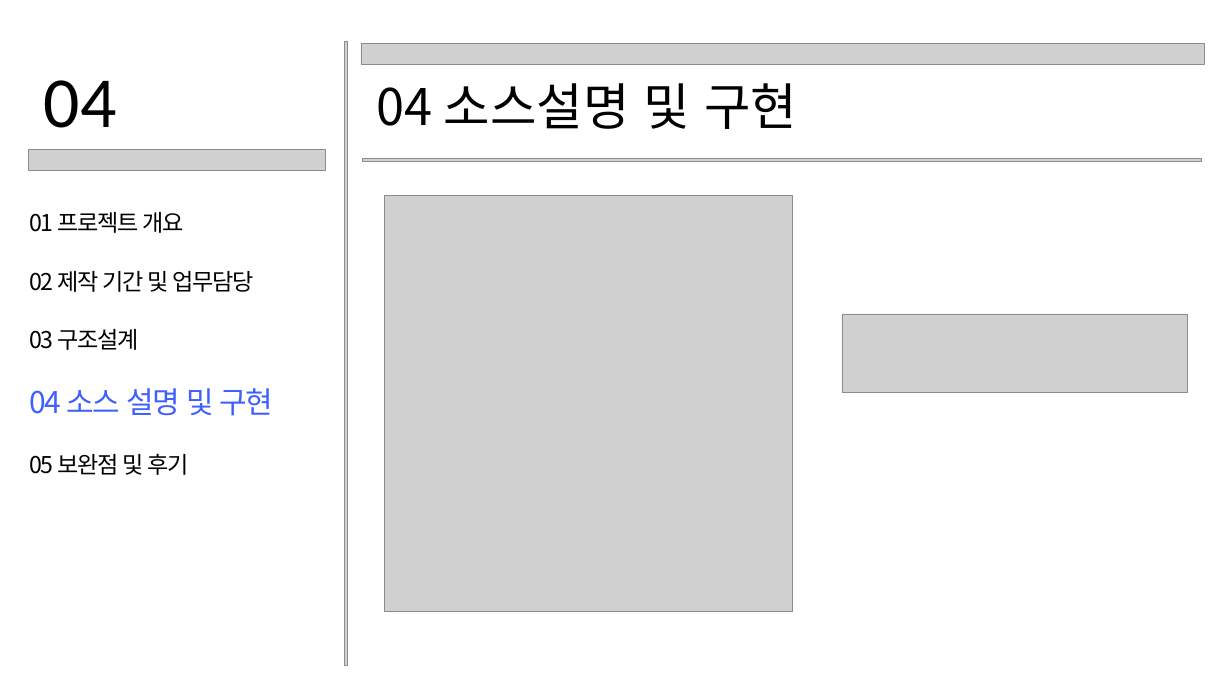
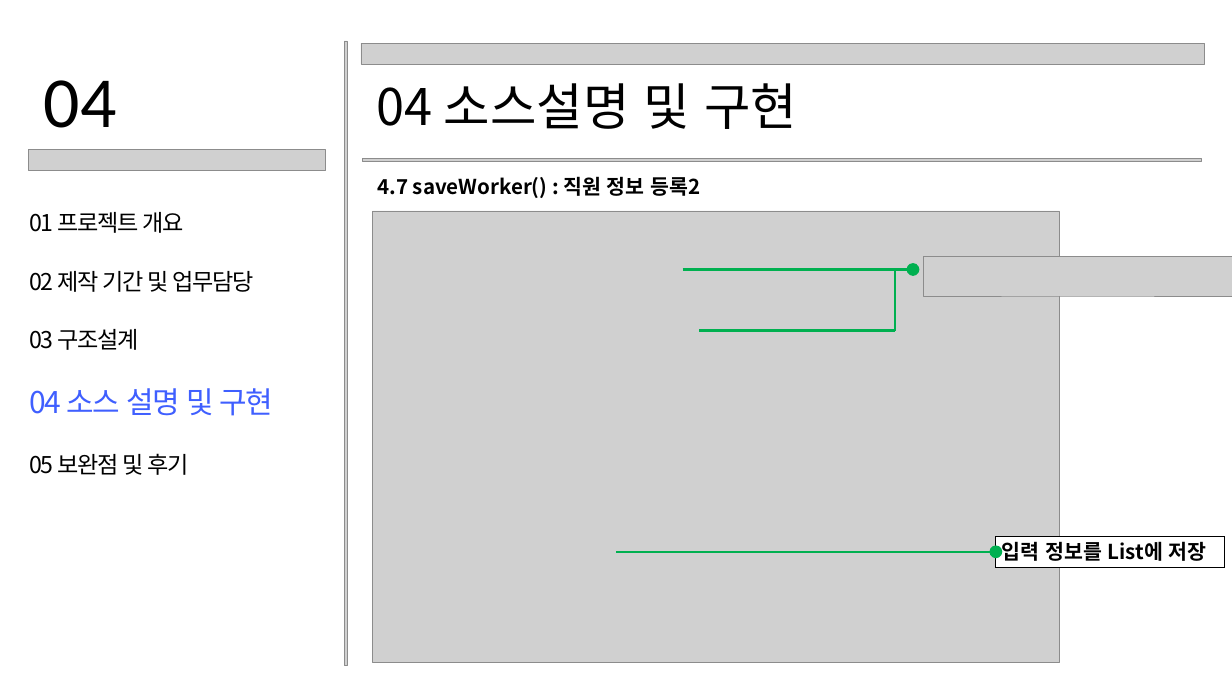
Before and after one commit to jihokim86/-team3-1st-_-project, a slide deck: slide 16 of CLI_직원관리프로그램.pptx (slide 15 before the commit). Drawn at 1232x693 pixels with LibreOffice and Linux fonts; fonts in the diff are those of the drawing; grey boxes stand for pictures. Boxes give left, top, right and bottom in pixels: in the first picture for what was removed or moved away, otherwise in the second. Text is boxed around its words. In the diff, an @@ line names an element or a change of style, - is before the commit and + after.

```diff
--- a/CLI_직원관리프로그램.pptx
+++ b/CLI_직원관리프로그램.pptx
@@ text added at box(377, 176, 701, 198), 24 pt, text #000000, bold @@
+4.7 saveWorker() : 직원 정보 등록2
@@ picture: place and size @@
-picture at box(384, 195, 793, 612)
+picture at box(373, 211, 1060, 662)
@@ picture removed at box(842, 314, 1188, 392) @@
@@ group added at box(616, 256, 1232, 567): 2 arrows, 2 lines, 1 picture, 1 rectangle @@
+입력 정보를 List에 저장
```
Also in this commit, not shown: 10 other slides changed, 7 slides added.
